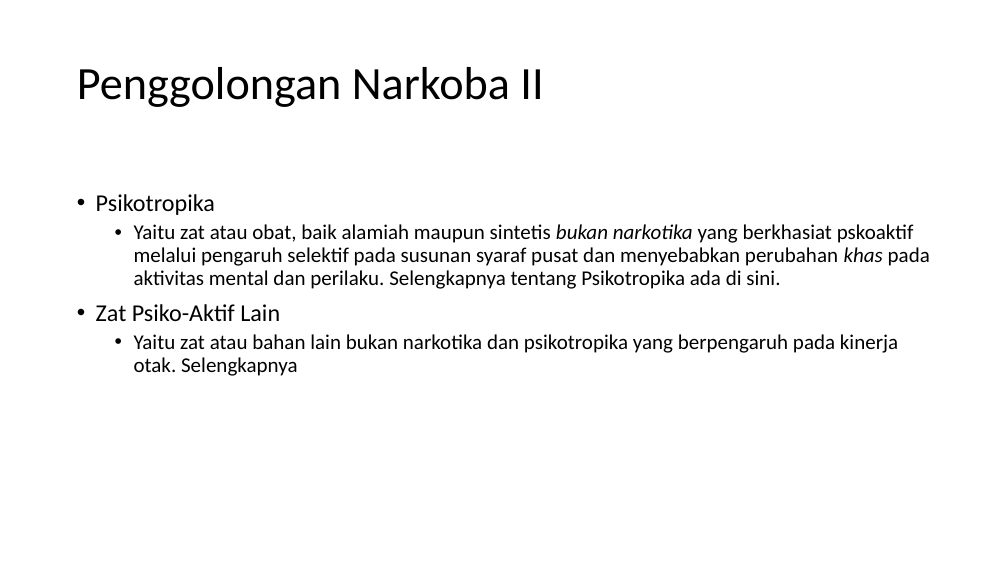
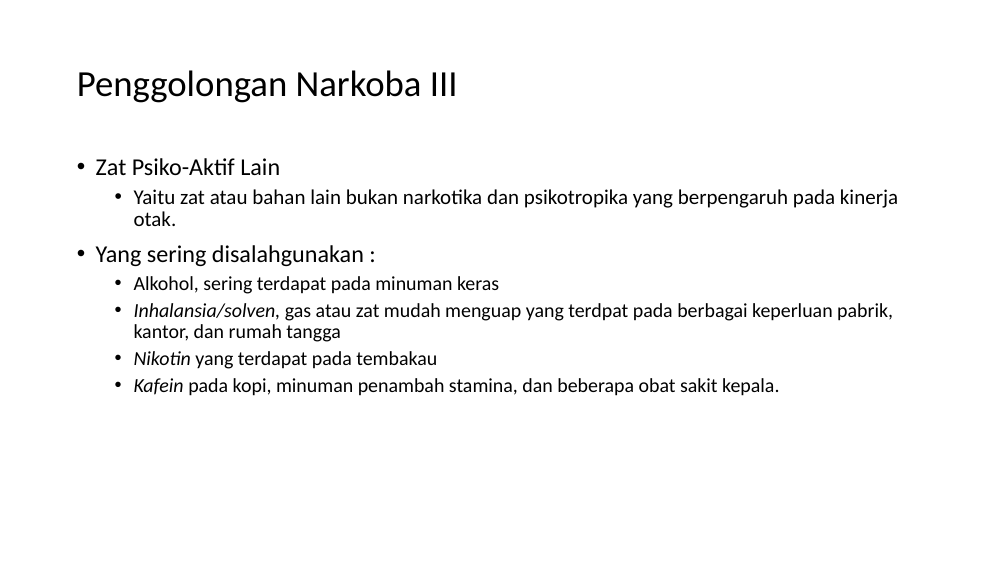
Before and after one commit to Galang23/galang23.github.io, a slide deck: slide 5 of tugas-sekolah/olahraga/NAPZA.pptx (slide 4 before the commit). Drawn at 1008x567 pixels with LibreOffice and Linux fonts; fonts in the diff are those of the drawing. Boxes give left, top, right and bottom in pixels: in the first picture for what was removed or moved away, otherwise in the second. Text is boxed around its words. In the diff, an @@ line names an element or a change of style, - is before the commit and + after.

```diff
--- a/tugas-sekolah/olahraga/NAPZA.pptx
+++ b/tugas-sekolah/olahraga/NAPZA.pptx
@@ title at [77, 70, 458, 103]: text changed; size 44 to 35 pt @@
-Penggolongan Narkoba II
+Penggolongan Narkoba III
@@ text at [96, 194, 930, 289]: paragraphs removed @@
-• Psikotropika
-  • Yaitu zat atau obat, baik alamiah maupun sintetis bukan narkotika yang berkhasiat pskoaktif melalui pengaruh selektif pada susunan syaraf pusat dan menyebabkan perubahan khas pada aktivitas mental dan perilaku. Selengkapnya tentang Psikotropika ada di sini.
@@ text at [96, 189, 898, 396]: text changed; size 20 to 19 pt @@
-  • Yaitu zat atau bahan lain bukan narkotika dan psikotropika yang berpengaruh pada kinerja otak. Selengkapnya
+  • Yaitu zat atau bahan lain bukan narkotika dan psikotropika yang berpengaruh pada kinerja otak.
+• Yang sering disalahgunakan :
+  • Alkohol, sering terdapat pada minuman keras
+  • Inhalansia/solven, gas atau zat mudah menguap yang terdpat pada berbagai keperluan pabrik, kantor, dan rumah tangga
+  • Nikotin yang terdapat pada tembakau
+  • Kafein pada kopi, minuman penambah stamina, dan beberapa obat sakit kepala.
```
Also in this commit, not shown: 3 other slides changed, 12 slides added, 2 other files.
